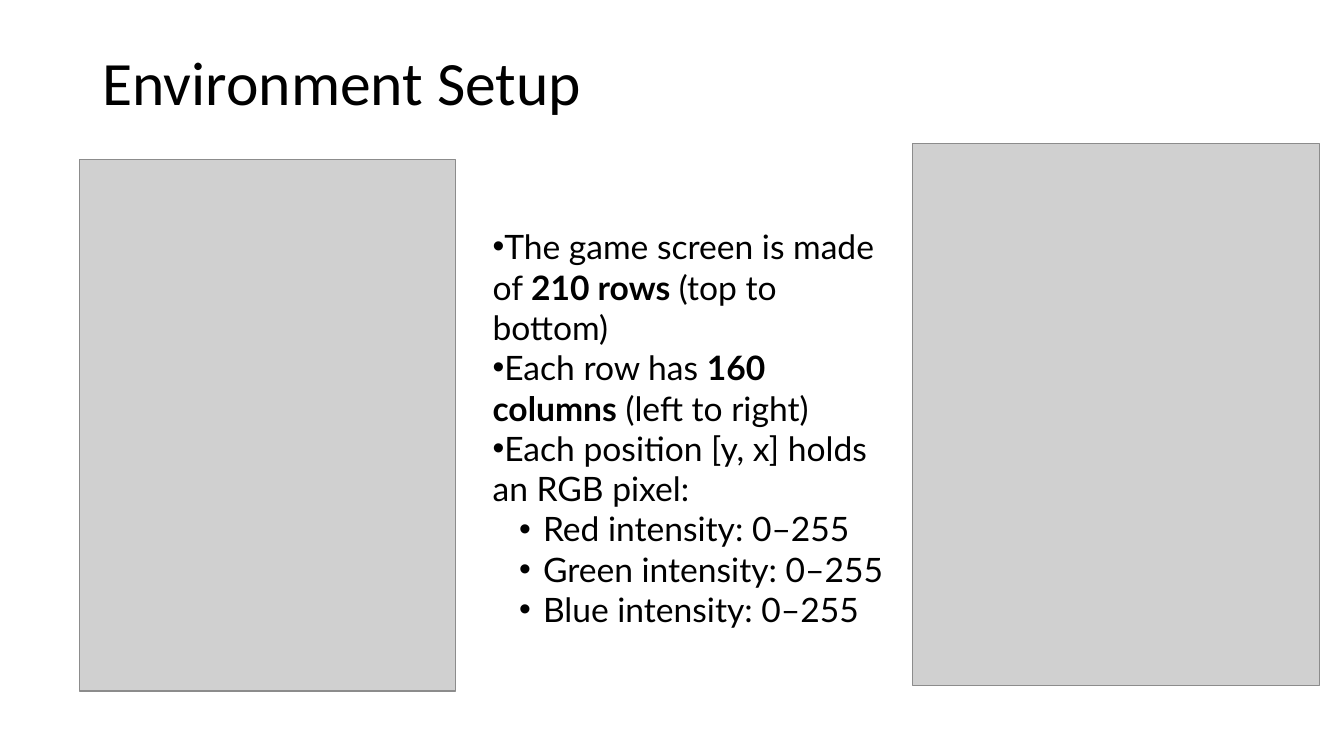
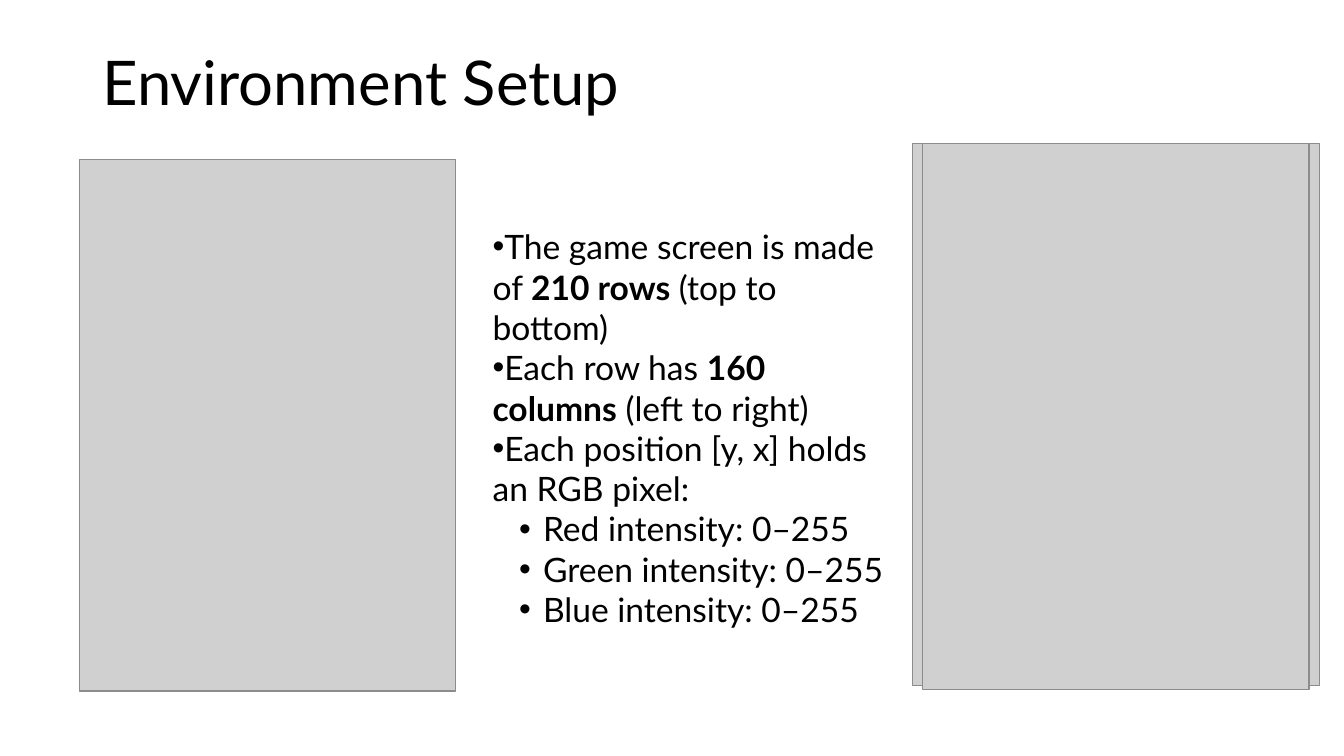
Before and after one commit to aditya699/Practical-RL, a slide deck: slide 8 of Day6/Playing Attari With Agents.pptx. Drawn at 1344x756 pixels with LibreOffice and Linux fonts; fonts in the diff are those of the drawing; grey boxes stand for pictures. Boxes give left, top, right and bottom in pixels: in the first picture for what was removed or moved away, otherwise in the second. Text is boxed around its words. In the diff, an @@ line names an element or a change of style, - is before the commit and + after.

```diff
--- a/Day6/Playing Attari With Agents.pptx
+++ b/Day6/Playing Attari With Agents.pptx
@@ title "Environment Setup" at bbox=[102, 60, 619, 116]: font Calibri to Lato @@
@@ picture added at bbox=[923, 143, 1309, 690] @@
```
Also in this commit, not shown: 5 other slides changed, 10 slides added, 3 other files.
